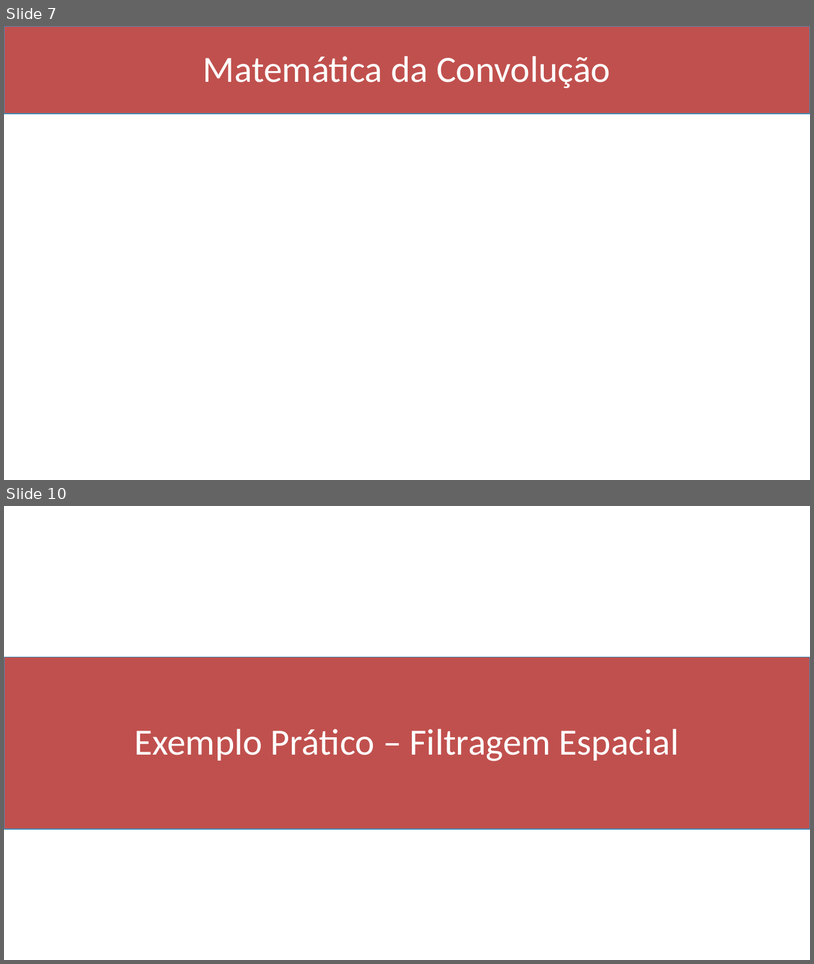
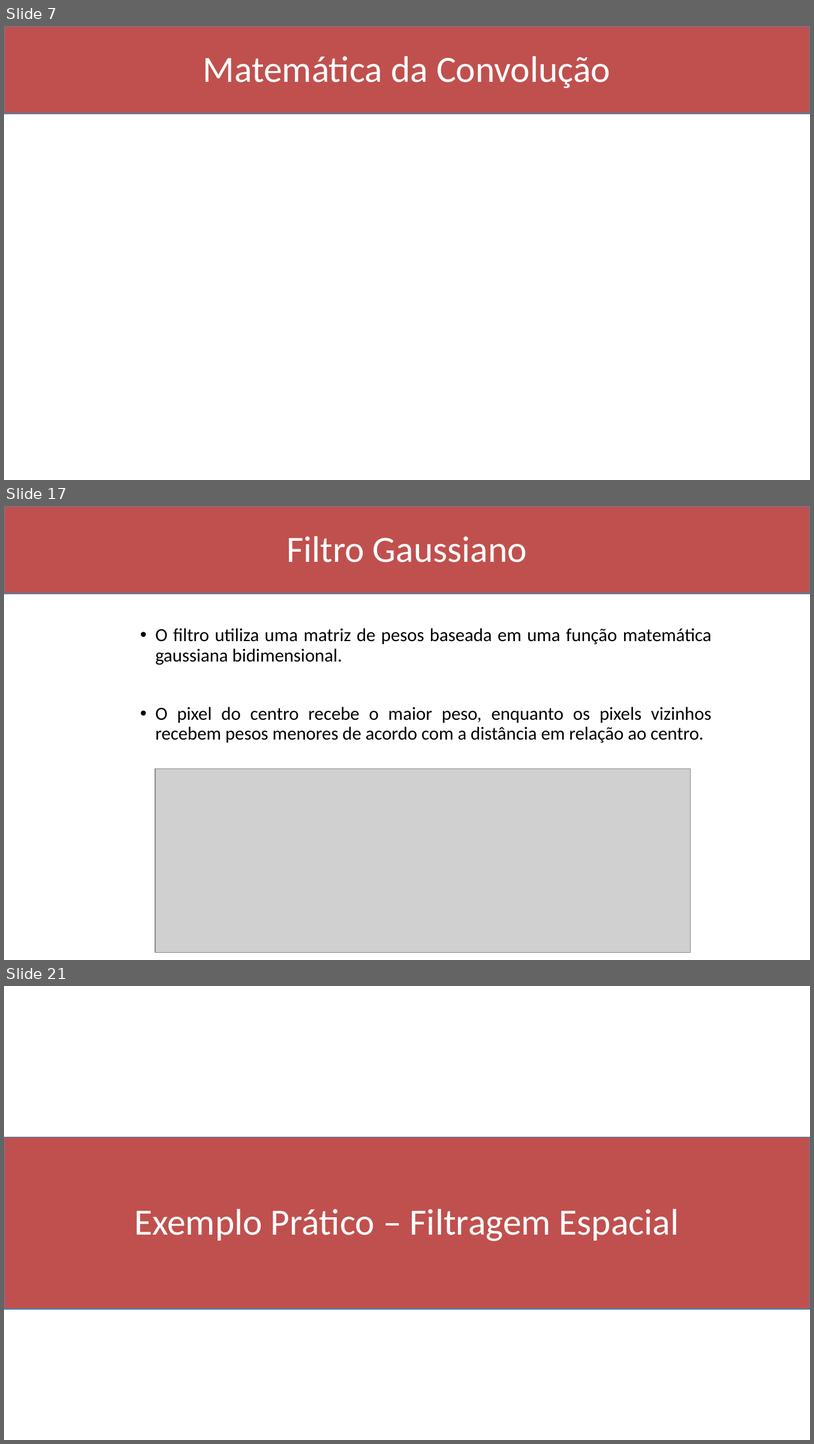
Before and after one commit to Marcio-Salmazo/Aulas, a slide deck: UNIUBE-PDI/Slides/05 - Convolucao.pptx. Shown one above the other, each under a label of ours: slides 7 and 10 before the commit, slides 7, 17 and 21 after it; the slides between them are not shown. The pictures are 814x964 and 814x1444 pixels, drawn with LibreOffice and Linux fonts; fonts in the diff are those of the drawing; grey boxes stand for pictures. Boxes give left, top, right and bottom in pixels: in the first picture for what was removed or moved away, otherwise in the second. Text is boxed around its words. In the diff, an @@ line names an element or a change of style, - is before the commit and + after.

```diff
--- a/UNIUBE-PDI/Slides/05 - Convolucao.pptx
+++ b/UNIUBE-PDI/Slides/05 - Convolucao.pptx
@@ slide 17 added at (4,506,810,960), background #FFFFFF @@
@@ rectangle added at (4,506,810,594), fill #C0504D, outline #418AB3 1 pt @@
@@ title added at (287,536,527,562), 44 pt, text #FFFFFF @@
+Filtro Gaussiano
@@ text added at (155,628,712,742), 22 pt, text #000000 @@
+• O filtro utiliza uma matriz de pesos baseada em uma função matemática gaussiana bidimensional.
+• O pixel do centro recebe o maior peso, enquanto os pixels vizinhos recebem pesos menores de acordo com a distância em relação ao centro.
@@ picture added at (155,769,690,952) @@
@@ what was slide 10 is now slide 21 @@
```
Also in this commit, not shown: 2 slides changed, 10 other slides added, 2 other files.
